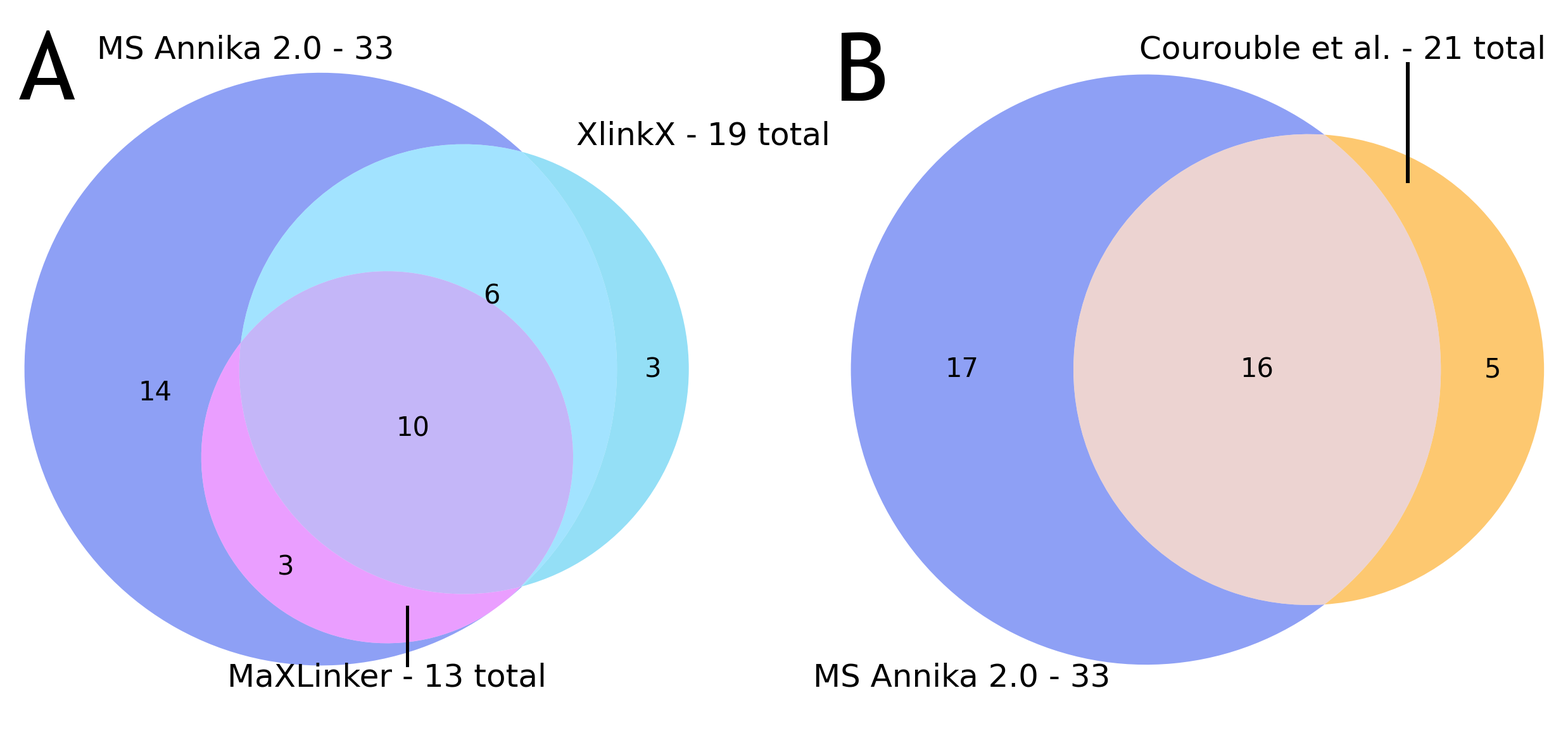
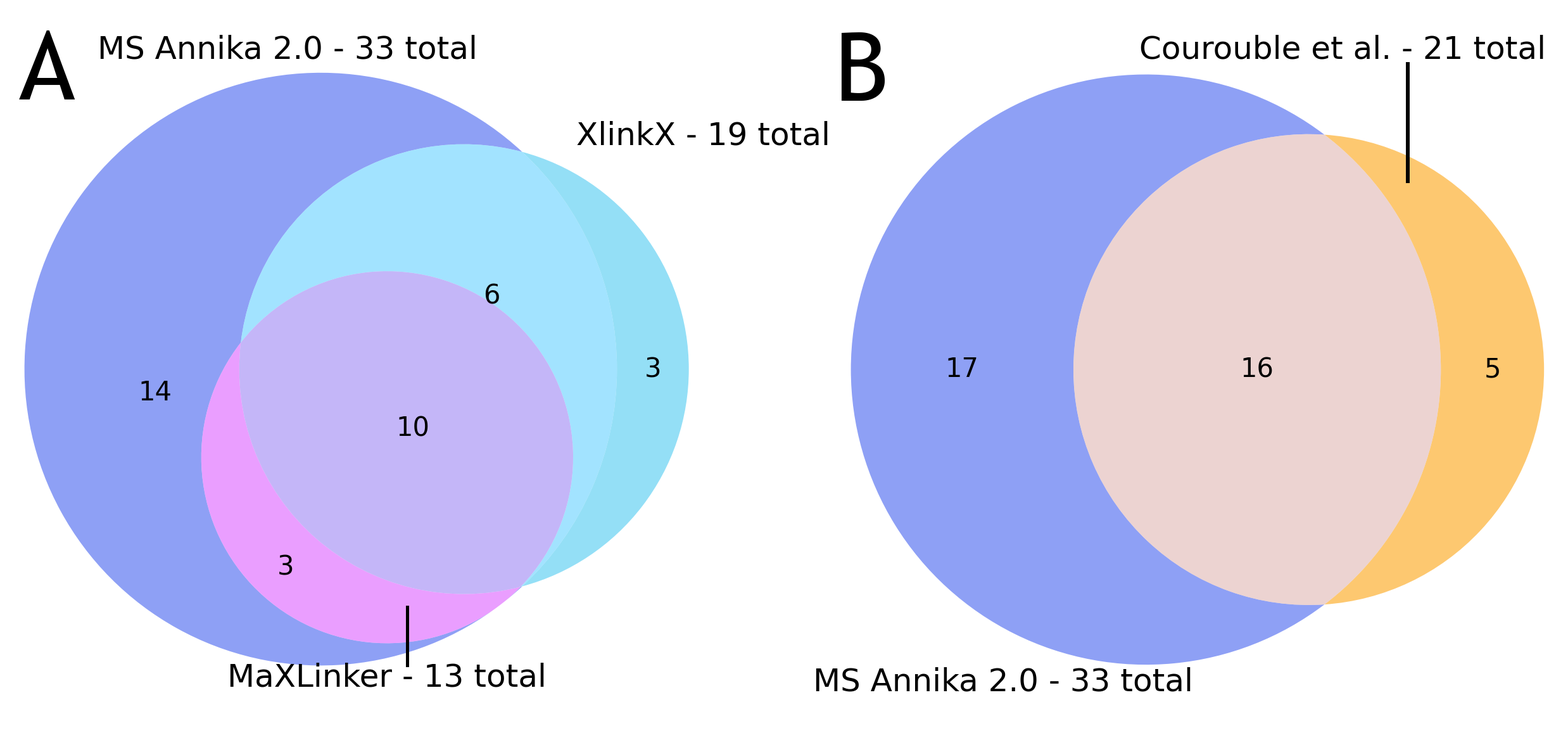
Comparing the layer stacks of the two (1568, 740) images. Changes:
added layer "Layer 8" above "Layer 7" over bbox(100, 34, 475, 60)
hid "Layer 7" over bbox(99, 34, 393, 60)
added layer "Layer 9" above "Layer 6" over bbox(815, 666, 1191, 692)
hid "Layer 6" over bbox(815, 662, 1109, 688)
